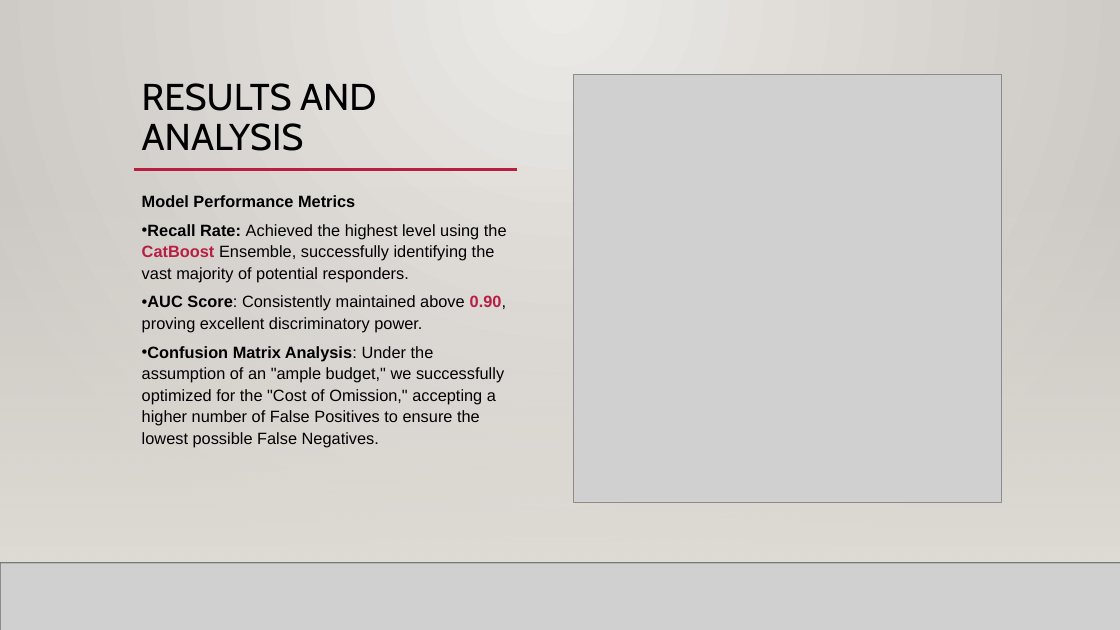
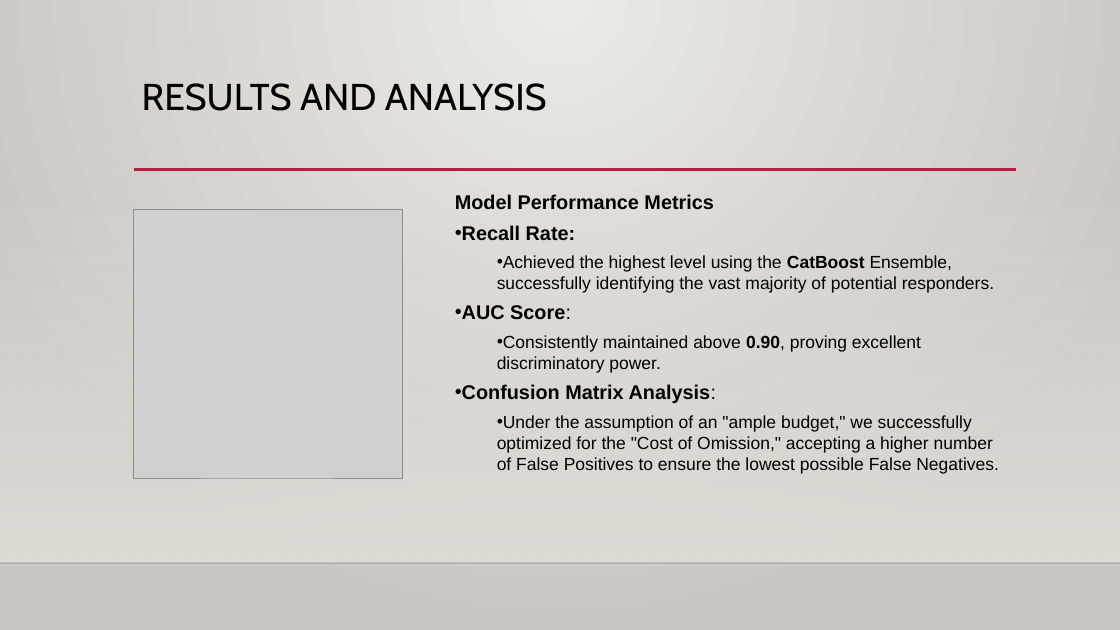
Before and after one commit to Janet5y2i/RetailCustAnalysis, a slide deck: slide 8 of iFood Marketing Prediction Model_Report.pptx (slide 6 before the commit). Drawn at 1120x630 pixels with LibreOffice and Linux fonts; fonts in the diff are those of the drawing; grey boxes stand for pictures; background and template pictures are left out. Boxes give left, top, right and bottom in pixels: in the first picture for what was removed or moved away, otherwise in the second. Text is boxed around its words. In the diff, an @@ line names an element or a change of style, - is before the commit and + after.

```diff
--- a/iFood Marketing Prediction Model_Report.pptx
+++ b/iFood Marketing Prediction Model_Report.pptx
@@ rectangle removed at (0, 0, 1120, 630) @@
@@ title "RESULTS AND ANALYSIS" rewrapped from (142, 83, 376, 151) to (142, 83, 547, 111) @@
@@ line removed from (134, 170) to (518, 170) @@
@@ rectangle removed at (0, 186, 1120, 563) @@
@@ picture: place and size @@
-picture at (574, 74, 1002, 502)
+picture at (134, 209, 402, 478)
@@ text "Model Performance Metrics": place and size @@
-text "Model Performance Metrics" at (142, 195, 507, 448)
+text "Model Performance Metrics" at (455, 194, 999, 474)
@@ text at (455, 194, 714, 210): size 14 to 17 pt in "Model Performance Metrics"; line spacing 1.1 to 1 @@
@@ text at (462, 225, 999, 474): text changed; size 14 to 15 pt @@
-• Recall Rate: Achieved the highest level using the CatBoost Ensemble, successfully identifying the vast majority of potential responders.
-• AUC Score: Consistently maintained above 0.90, proving excellent discriminatory power.
-• Confusion Matrix Analysis: Under the assumption of an "ample budget," we successfully optimized for the "Cost of Omission," accepting a higher number of False Positives to ensure the lowest possible False Negatives.
+• Recall Rate:
+  • Achieved the highest level using the CatBoost Ensemble, successfully identifying the vast majority of potential responders.
+• AUC Score:
+  • Consistently maintained above 0.90, proving excellent discriminatory power.
+• Confusion Matrix Analysis:
+  • Under the assumption of an "ample budget," we successfully optimized for the "Cost of Omission," accepting a higher number of False Positives to ensure the lowest possible False Negatives.
@@ picture removed at (0, 563, 1120, 630) @@
@@ line removed from (0, 563) to (1120, 563) @@
```
Also in this commit, not shown: 7 other slides changed, 2 slides added.
